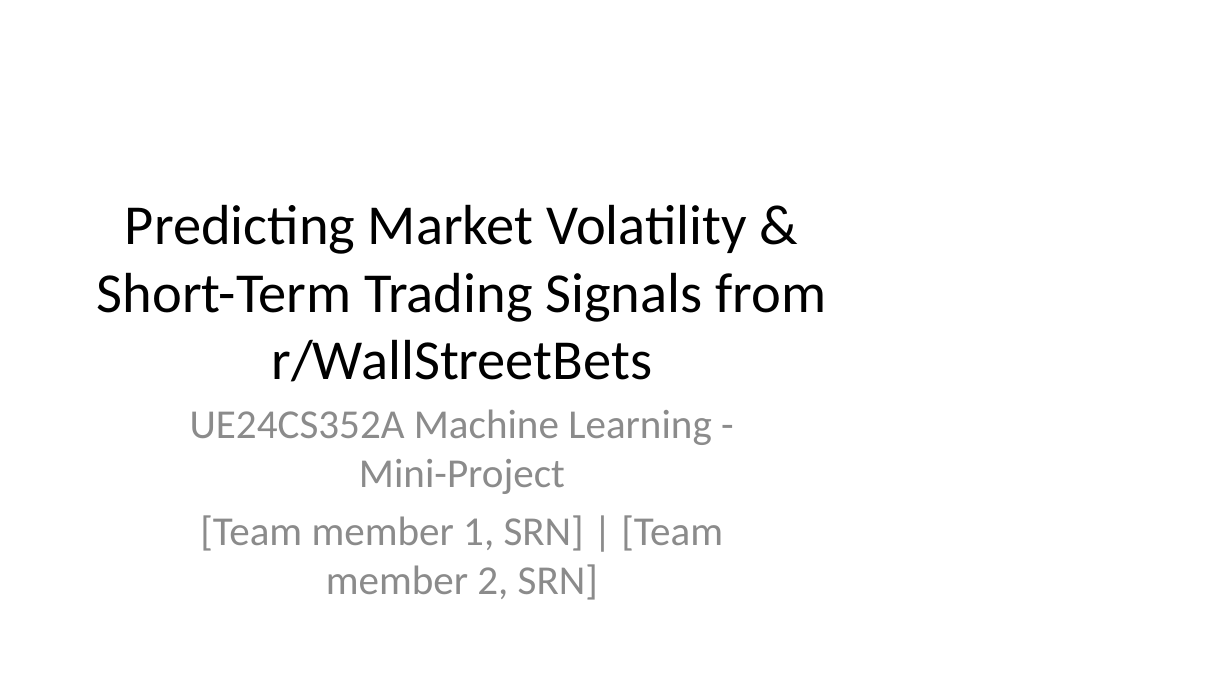
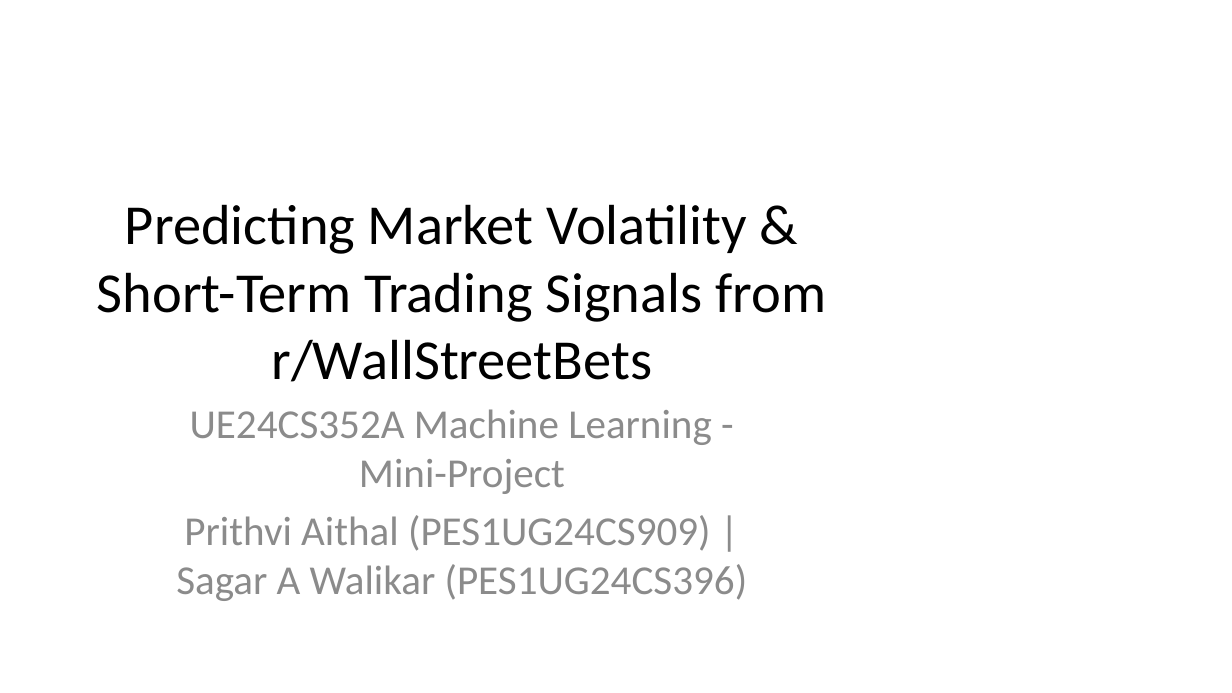
Before and after one commit to Prithvi-Aithal/wsb-market-prediction, a slide deck: slide 1 of docs/presentation.pptx. Drawn at 1232x693 pixels with LibreOffice and Linux fonts; fonts in the diff are those of the drawing. Boxes give left, top, right and bottom in pixels: in the first picture for what was removed or moved away, otherwise in the second. Text is boxed around its words. In the diff, an @@ line names an element or a change of style, - is before the commit and + after.

Commit message:
Add team names, SRNs and repo link to write-up and slides

```diff
--- a/docs/presentation.pptx
+++ b/docs/presentation.pptx
@@ subtitle at box(176, 515, 748, 601): text changed @@
-[Team member 1, SRN] | [Team member 2, SRN]
+Prithvi Aithal (PES1UG24CS909) | Sagar A Walikar (PES1UG24CS396)
```
Also in this commit, not shown: 2 other files.
